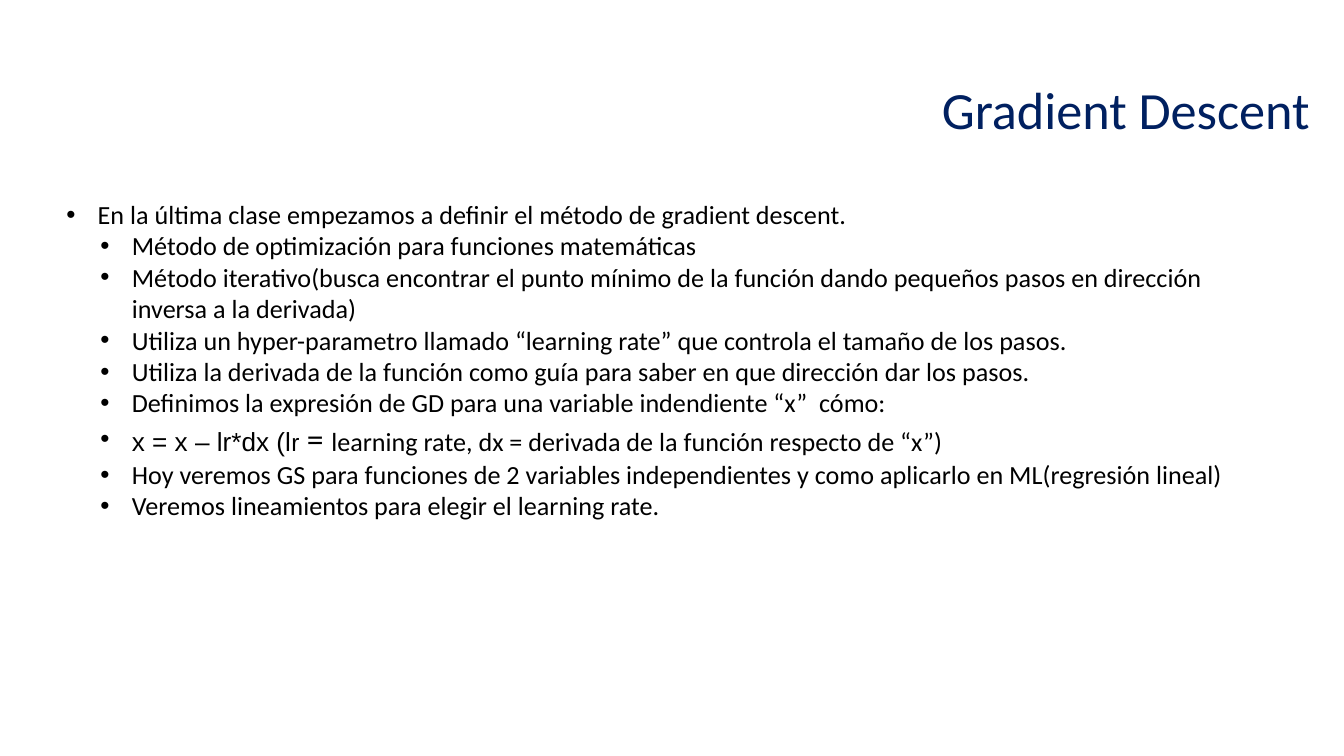
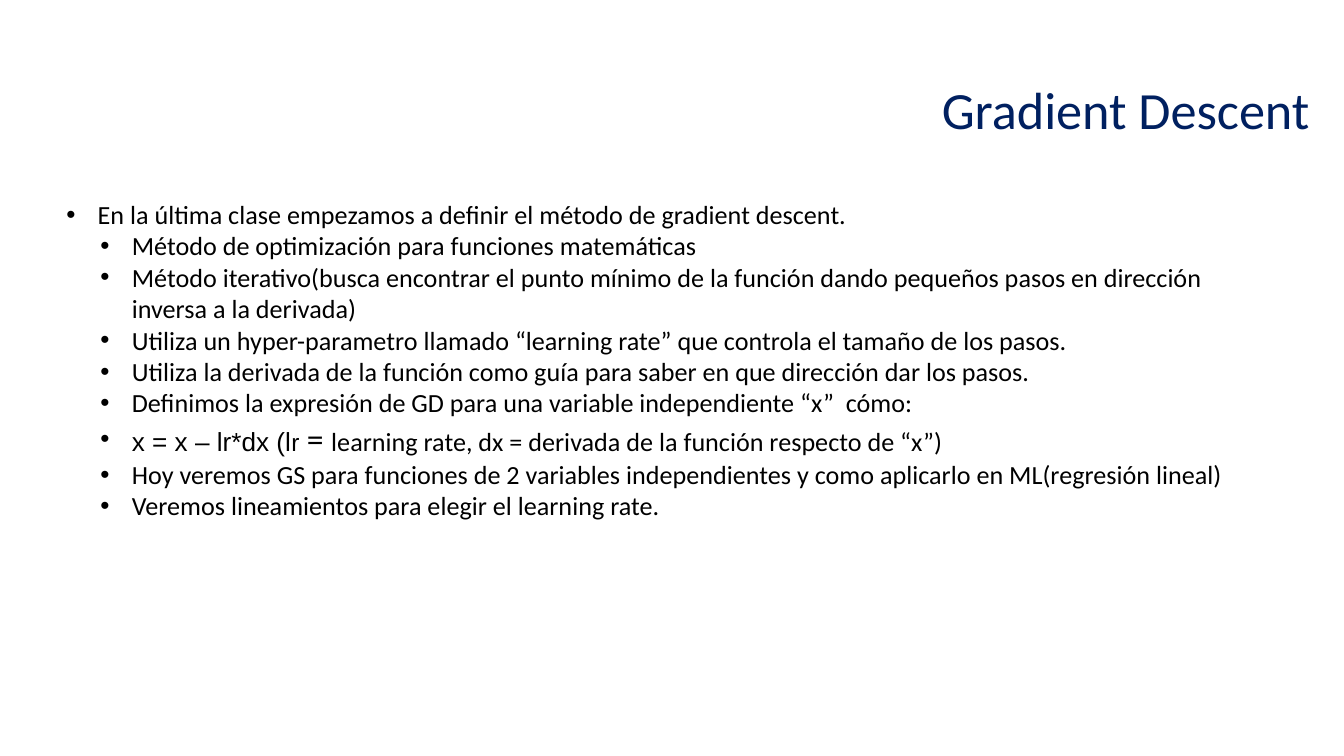
Before and after one commit to ErickDiaz/UFM_Machine_Learning_class, a slide deck: slide 2 of 201801/Clase12_GradientDescent2.pptx. Drawn at 1344x756 pixels with LibreOffice and Linux fonts; fonts in the diff are those of the drawing; background and template pictures are left out. Boxes give left, top, right and bottom in pixels: in the first picture for what was removed or moved away, otherwise in the second. Text is boxed around its words. In the diff, an @@ line names an element or a change of style, - is before the commit and + after.

```diff
--- a/201801/Clase12_GradientDescent2.pptx
+++ b/201801/Clase12_GradientDescent2.pptx
@@ text at box(132, 237, 1221, 520): indent changed @@
@@ text at box(132, 393, 942, 456): text changed @@
-• Definimos la expresión de GD para una variable indendiente “x” cómo:
-  x = x – lr*dx (lr = learning rate, dx = derivada de la función respecto de “x”)
+• Definimos la expresión de GD para una variable independiente “x” cómo:
+• x = x – lr*dx (lr = learning rate, dx = derivada de la función respecto de “x”)
```
Also in this commit, not shown: 3 other slides changed, 15 slides added, 18 slides removed.
